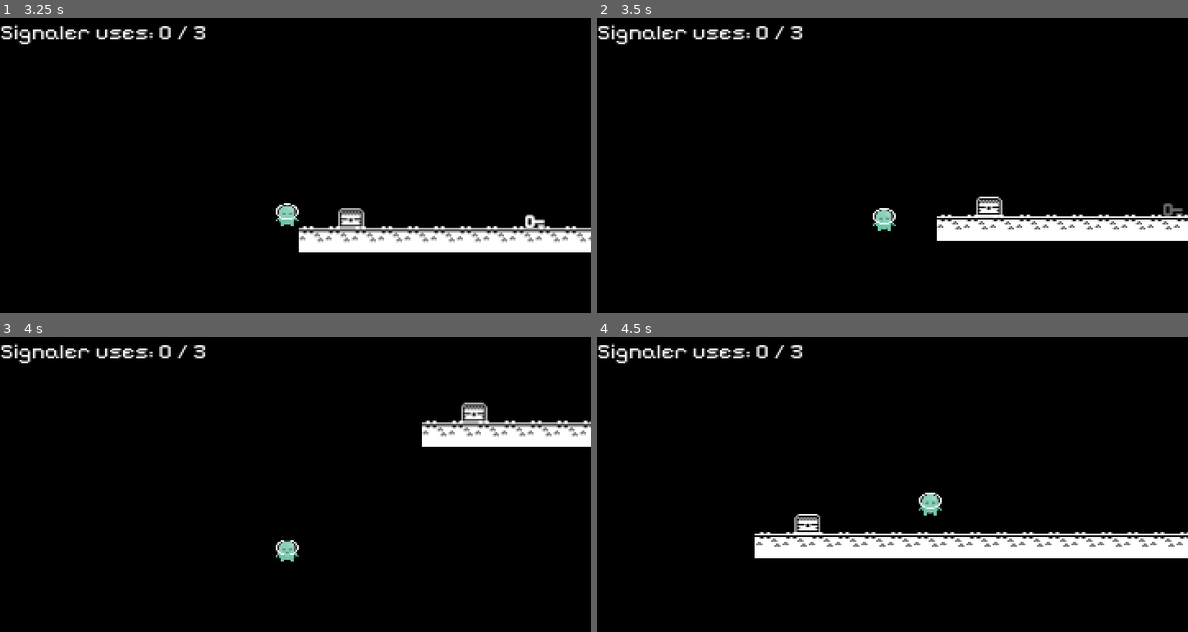
Above: before the commit, frames 1-4 (two rows, left to right).
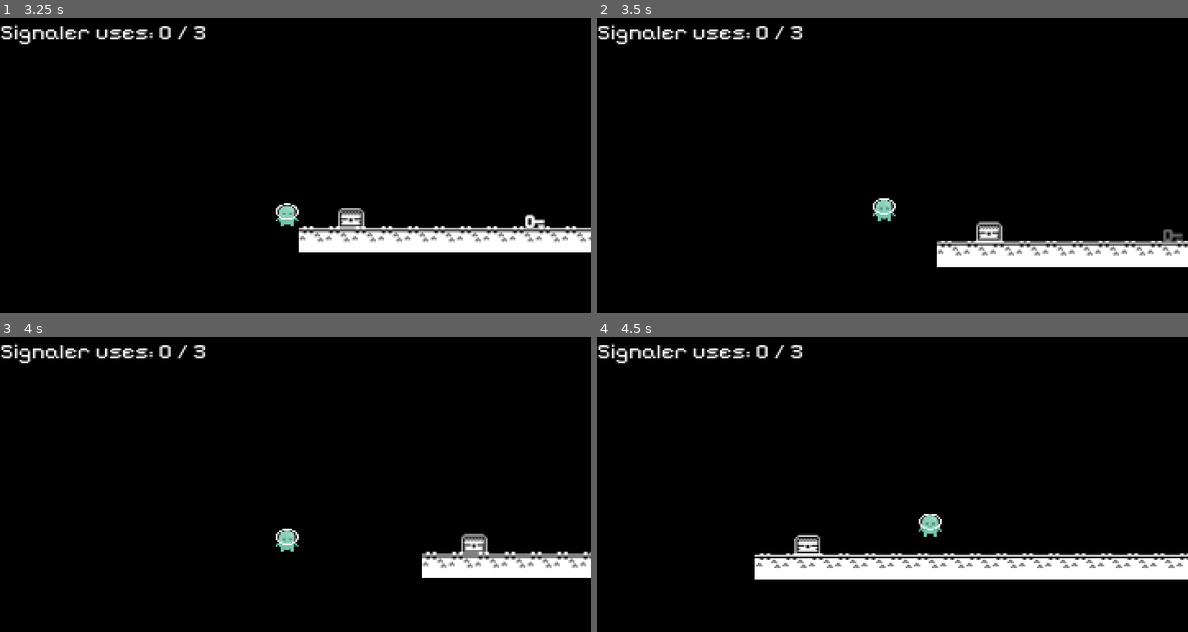
Above: after the commit, the same moments.

Repository: djutemark/ld59
Game: Godot game, scene res://levels/playground.tscn
Two runs of this game, one before a commit and one after it. Both use one fixed random seed, a clock stepped at 60 frames per second and the inputs below. This scene is started directly instead of the project's main scene.
Inputs:
- Up to frame 1 (3.25 s): tap Enter at 0.5 s; hold D (move_right) 0.53-2.03 s; tap Space (jump) at 0.6, 0.77, 1.07, 1.52, 1.55, 1.82, 2.3, 2.85, 3.02 s; tap E (use_signaler) at 1.35 s; hold A (move_left) from 2.03 s (still down); tap R at 2.1 s
- Up to frame 2 (3.5 s): keep holding A (move_left); tap Space (jump) at 3.32 s
- Up to frame 3 (4 s): keep holding A (move_left); hold E (use_signaler) from 3.53 s (still down); tap Space (jump) at 3.77, 3.8 s
- Up to frame 4 (4.5 s): tap Space (jump) at 4.07 s; release A (move_left) at 4.28 s; release E (use_signaler) at 4.28 s; hold D (move_right) from 4.28 s (still down); tap R at 4.35 s

Frame 1 is identical in both runs. In frame 2, 7.7% of the frame differs, in the area x 46-100%, y 60-85%; in frame 3, 5.8%; in frame 4, 12%, in the area x 26-100%, y 52-83%.

Commit message:
Make air jumps work better

Diff:
--- a/scripts/player.gd
+++ b/scripts/player.gd
@@ -60,6 +60,7 @@
 	if !is_on_floor():
 		velocity += gravity_strength * -up_direction
 	else:
+		num_air_jumps = 0
 		velocity = Vector2.ZERO
 
 
@@ -70,7 +71,6 @@
 func move() -> void:
 	if Input.is_action_just_pressed("jump"):
 		if is_on_floor():
-			num_air_jumps = 0
 			do_jump(up_direction * jump_strength)
 		elif num_air_jumps < max_num_air_jumps:
 			num_air_jumps += 1
